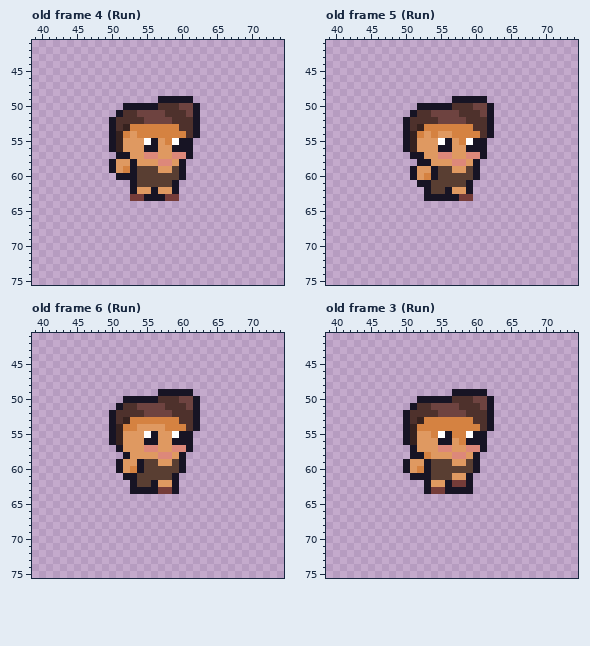
Edited in one commit: pixel-art file (Assets/Graphics/Player/WildFire_Karakter.aseprite). Above: the version before the commit.
112x112 pixels, 33 frames. Colours within 5 levels of each other are drawn and written as one. Shown: old frame 4 (Run): x 39..74, y 41..75; old frame 5 (Run): x 39..74, y 41..75; old frame 6 (Run): x 39..74, y 41..75; old frame 3 (Run): x 39..74, y 41..75. The commit also changed other frames, which this record leaves out.
New version:
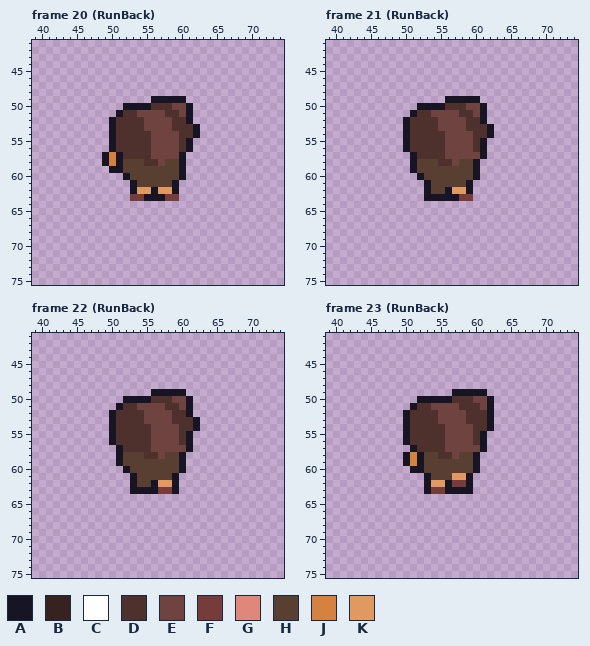
Palette (. is transparent): A #171424  B #36221f  C #ffffff  D #4e312c  E #6e4340  F #753c39  G #dd887a  H #593e32  J #d58241  K #df9961
A new or re-ordered frame is compared with the old frame closest to it.
What changed:
frames 33 -> 28
Changed rows in their new state; - is an unchanged pixel.
Frame 20 (RunBack) is new; against old frame 4 (Run), layer "character":
first column x 49:
49 -------A----.-
50 -------D--E-A.
51 -----------EA.
52 ------------A.
53 ---DDDEEEED---
54 --DDDDDEEEED--
55 --DDDDDEEEED--
56 --DDDDDEEEED--
57 AJ-DDDDEEEEA.-
58 AJAHHHDDEHH---
59 --AHH---HH----
60 --.-H---------
Frame 21 (RunBack) is new; against old frame 5 (Run), layer "character":
first column x 51:
49 -----A----.-
50 -----D--E-A.
51 ---------EA.
52 ----------A.
53 -DDDEEEED---
54 DDDDDEEEED--
55 DDDDDEEEED--
56 DDDDDEEEED--
57 -DDDDEEEEE--
58 AHHHDDEHH---
59 -HHH--HH----
60 .AHH--------
61 -.----------
Frame 22 (RunBack) is new; against old frame 6 (Run), layer "character": the same change as frame 21 (RunBack)
Frame 23 (RunBack) is new; against old frame 3 (Run), layer "character":
first column x 50:
53 --DDDEEEED-
54 -DDDDDEEEED
55 -DDDDDEEEED
56 -DDDDDEEEED
57 --DDDDEEEEE
58 AJ-HHDDEHH-
59 -JAH---HH--
60 .AAH-------
61 -..--------
